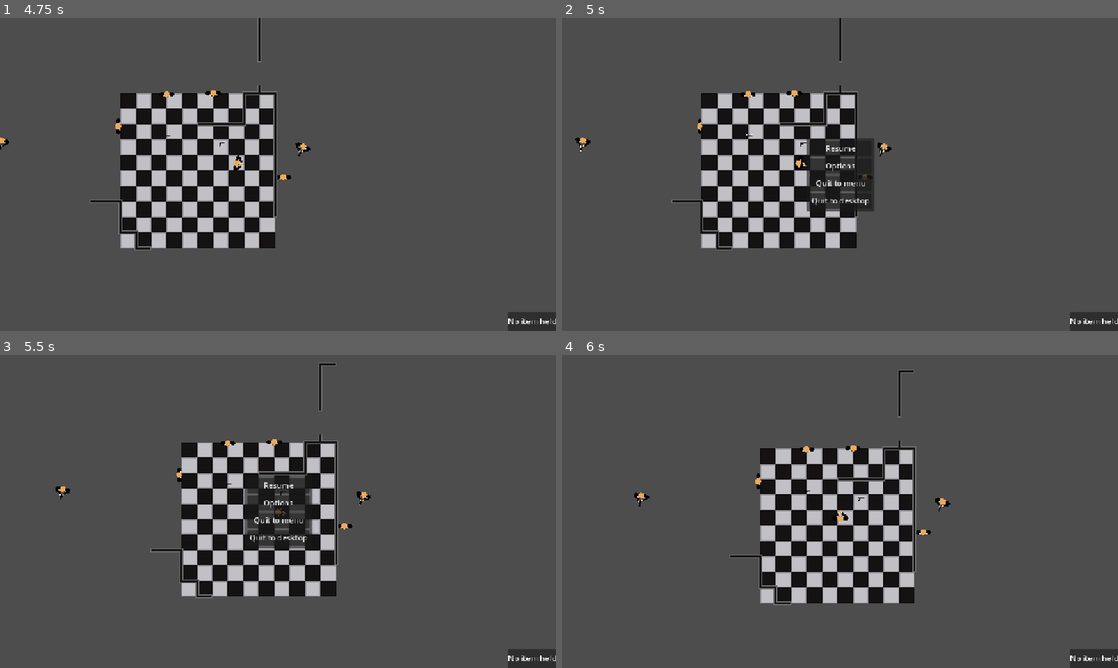
Above: before the commit, frames 1-4 (two rows, left to right).
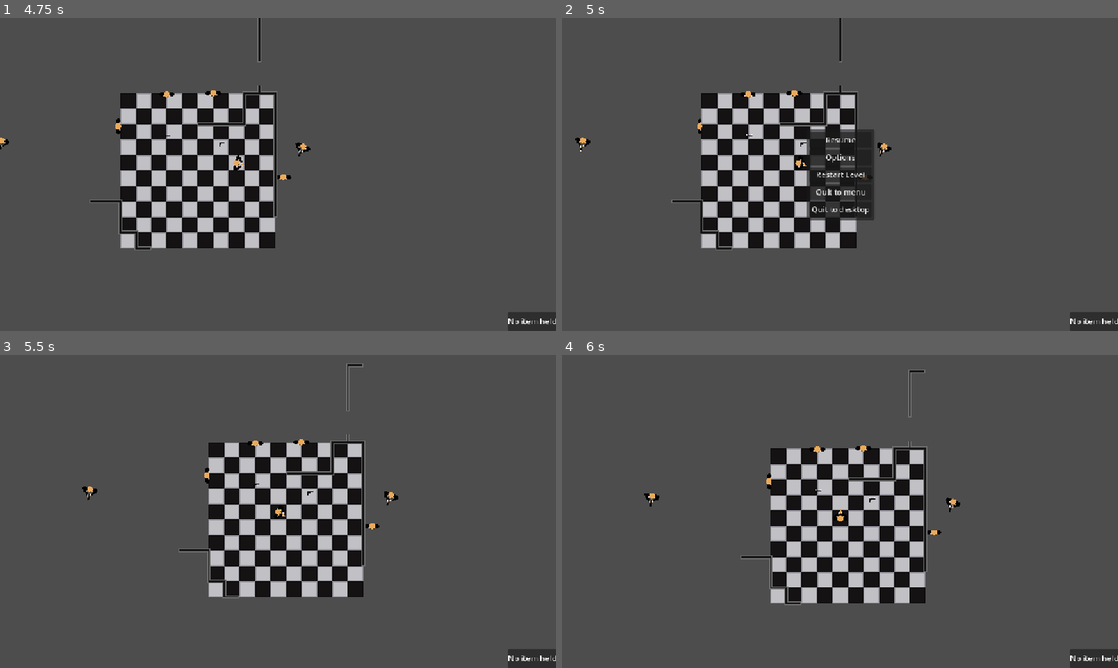
Above: after the commit, the same moments.

Repository: sparkworm/STATE
Game: Godot game, scene res://scenes/game.tscn
Two runs of this game, one before a commit and one after it. Both use one fixed random seed, a clock stepped at 60 frames per second and the inputs below.
Inputs (mouse positions are in pixels of both pictures, inside the frame that each line leads up to):
- Up to frame 1 (4.75 s): click "Play" at 0.5 s; tap Enter at 1.25, 3.5 s; move the mouse to (400, 158) at 1.27 s; press the mouse at (400, 158) at 1.28 s; hold D (move_right) 1.28-2 s; release the mouse at (400, 158) at 2 s; drag from (166, 190) to (211, 108) at 2.02 s; tap Space at 2.75, 4.25 s; move the mouse to (333, 105) at 2.77 s; press the mouse at (333, 105) at 2.78 s; hold D (move_right) 2.78-3.5 s; release the mouse at (333, 105) at 3.5 s; drag from (250, 237) to (166, 124) at 3.52 s; move the mouse to (444, 221) at 4.27 s; press the mouse at (444, 221) at 4.28 s; hold A (move_left) from 4.28 s (still down)
- Up to frame 2 (5 s): keep holding A (move_left); tap Escape (pause) at 4.9 s
- Up to frame 3 (5.5 s): release A (move_left) at 5 s; release the mouse at (444, 558) at 5 s; click (278, 511) at 5 s, where only the run after the commit has a clickable "Restart Level"
- Up to frame 4 (6 s): click (840, 486) at 5.75 s, where only the run before the commit has a clickable "Resume"

Frame 1 is identical in both runs. In frame 2, 1.1% of the frame differs, in the area x 44-57%, y 35-65%; in frame 3, 10%; in frame 4, 12%, in the area x 13-72%, y 4-80%.

Commit message:
Added restart button.

Diff:
--- a/autoload/message_bus.gd
+++ b/autoload/message_bus.gd
@@ -7,6 +7,8 @@
 signal scene_changed(new_scene: SceneAccess.IDX)
 ## Toggles both the paused state of the game and the visibility of the pause menu
 signal pause_menu_toggled()
+## Called to reload the current level
+signal level_restarted()
 ## Called to quit the game.  Should be used over get_tree().quit().
 signal game_quit()
 #endregion
--- a/project_time.json
+++ b/project_time.json
@@ -1,14 +1,14 @@
 {
-  "2D": 14720.0,
+  "2D": 14777.0,
   "3D": 0.0,
   "ASSETLIB": 229.0,
-  "GAME": 19178.0,
-  "SCRIPT": 79270.0,
+  "GAME": 19217.0,
+  "SCRIPT": 79693.0,
   "current_screen": "Script",
-  "external_time": 36486.0,
+  "external_time": 36523.0,
   "idle_time": 881.0,
   "idle_time_out": 5.0,
-  "project_time": 113415.0,
+  "project_time": 113934.0,
   "rest_time_enabled": false,
   "rest_time_value": 15.0
 }
--- a/scenes/components/state_machine/pursue_state.gd
+++ b/scenes/components/state_machine/pursue_state.gd
@@ -37,7 +37,7 @@
 		state_changed.emit(investigate_state, {
 				"investigate_target":pursue_target.global_position,
 				"investigate_target_last_dir": pursue_target.velocity.normalized()})
-		print("last pursue_target velocity: ", pursue_target.velocity.normalized())
+		#print("last pursue_target velocity: ", pursue_target.velocity.normalized())
 	# if there is line of sight and distance is less than attack distance
 	elif pursue_target.global_position.distance_to(target.global_position) < attack_range:
 		state_changed.emit(attack_state, {"attack_target":pursue_target})
--- a/scenes/game.gd
+++ b/scenes/game.gd
@@ -10,6 +10,7 @@
 func _ready() -> void:
 	MessageBus.scene_changed.connect(switch_scene)
 	MessageBus.pause_menu_toggled.connect(toggle_pause_menu)
+	MessageBus.level_restarted.connect(restart_level)
 	MessageBus.game_quit.connect(quit_game)
 
 func _unhandled_input(event: InputEvent) -> void:
@@ -37,6 +38,11 @@
 		get_tree().paused = false
 		pause_menu.hide()
 
+## Reloads the current level
+func restart_level() -> void:
+	switch_scene(Globals.current_scene_idx)
+	MessageBus.pause_menu_toggled.emit()
+
 ## Should be used instead of locally calling get_tree().quit() since save
 ## functionality may eventually be added
 func quit_game() -> void:
--- a/scenes/ui/pause_menu.gd
+++ b/scenes/ui/pause_menu.gd
@@ -6,6 +6,9 @@
 func _on_b_options_pressed() -> void:
 	pass # Replace with function body.
 
+func _on_b_restart_pressed() -> void:
+	MessageBus.level_restarted.emit()
+
 func _on_b_quit_to_menu_pressed() -> void:
 	MessageBus.scene_changed.emit(SceneAccess.IDX.MENU)
 	MessageBus.pause_menu_toggled.emit()
--- a/scenes/ui/pause_menu.tscn
+++ b/scenes/ui/pause_menu.tscn
@@ -43,6 +43,10 @@
 layout_mode = 2
 text = "Options"
 
+[node name="BRestart" type="Button" parent="PanelContainer/MarginContainer/VBoxContainer"]
+layout_mode = 2
+text = "Restart Level"
+
 [node name="BQuitToMenu" type="Button" parent="PanelContainer/MarginContainer/VBoxContainer"]
 layout_mode = 2
 text = "Quit to menu"
@@ -53,5 +57,6 @@
 
 [connection signal="pressed" from="PanelContainer/MarginContainer/VBoxContainer/BResume" to="." method="_on_b_resume_pressed"]
 [connection signal="pressed" from="PanelContainer/MarginContainer/VBoxContainer/BOptions" to="." method="_on_b_options_pressed"]
+[connection signal="pressed" from="PanelContainer/MarginContainer/VBoxContainer/BRestart" to="." method="_on_b_restart_pressed"]
 [connection signal="pressed" from="PanelContainer/MarginContainer/VBoxContainer/BQuitToMenu" to="." method="_on_b_quit_to_menu_pressed"]
 [connection signal="pressed" from="PanelContainer/MarginContainer/VBoxContainer/BQuitToDesktop" to="." method="_on_b_quit_to_desktop_pressed"]
